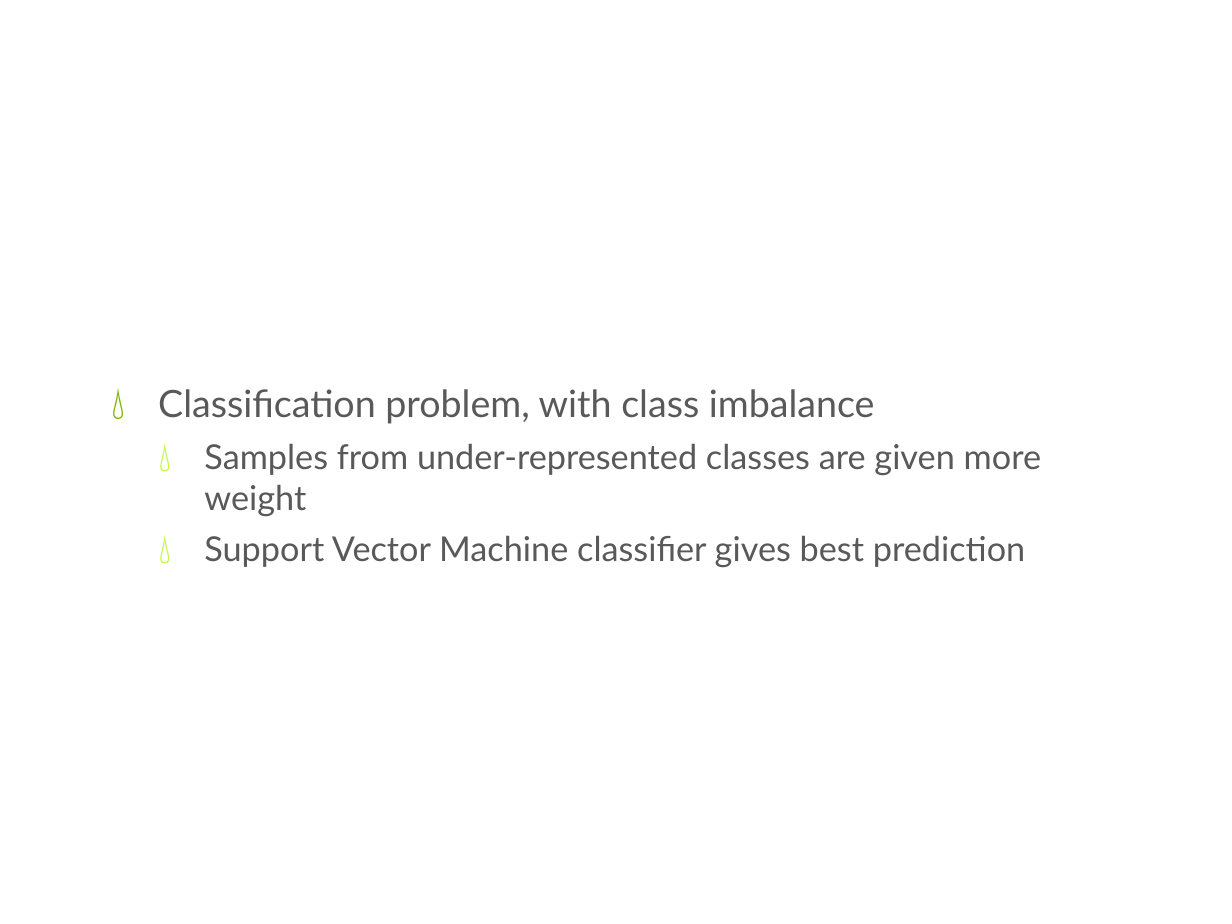
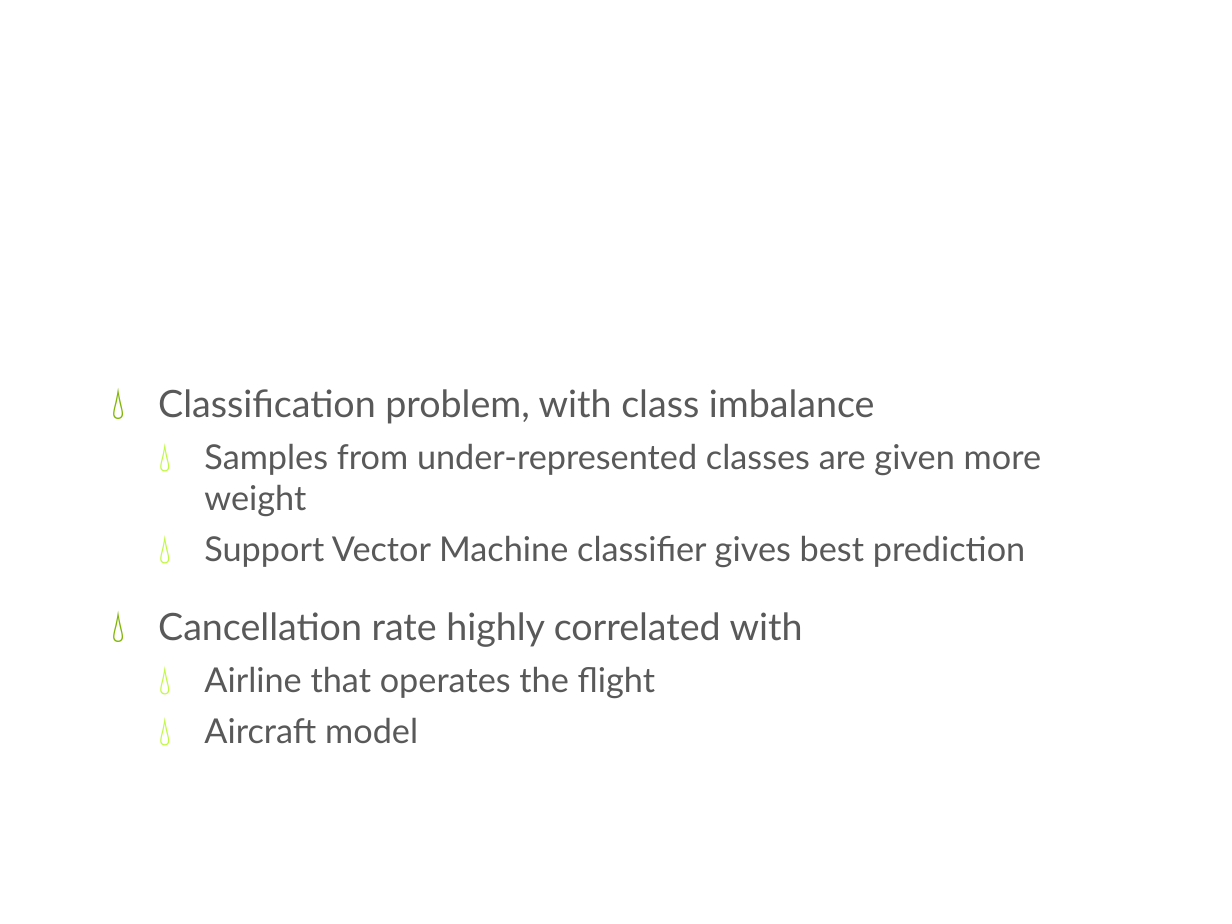
Before and after one commit to dermot-cochran/Interview_data, a slide deck: slide 3 of CaseStudyPresentation.pptx. Drawn at 1232x924 pixels with LibreOffice and Linux fonts; fonts in the diff are those of the drawing; background and template pictures are left out. Boxes give left, top, right and bottom in pixels: in the first picture for what was removed or moved away, otherwise in the second. Text is boxed around its words. In the diff, an @@ line names an element or a change of style, - is before the commit and + after.

Commit message:
Added some recommendations
Airline and aircraft model reliability may influence cancellations

```diff
--- a/CaseStudyPresentation.pptx
+++ b/CaseStudyPresentation.pptx
@@ text at bbox=[158, 612, 803, 744]: paragraphs added @@
+💧 Cancellation rate highly correlated with
+  💧 Airline that operates the flight
+  💧 Aircraft model
```
Also in this commit, not shown: 2 other slides changed, 1 other file.
